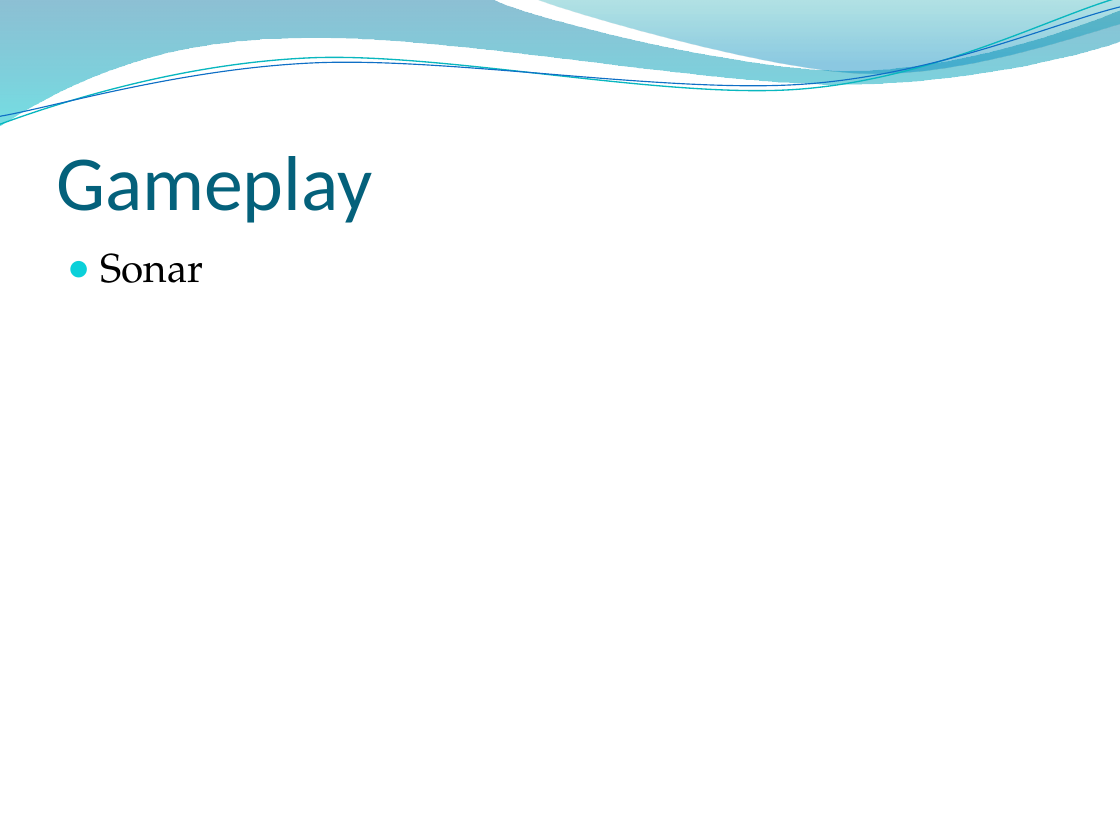
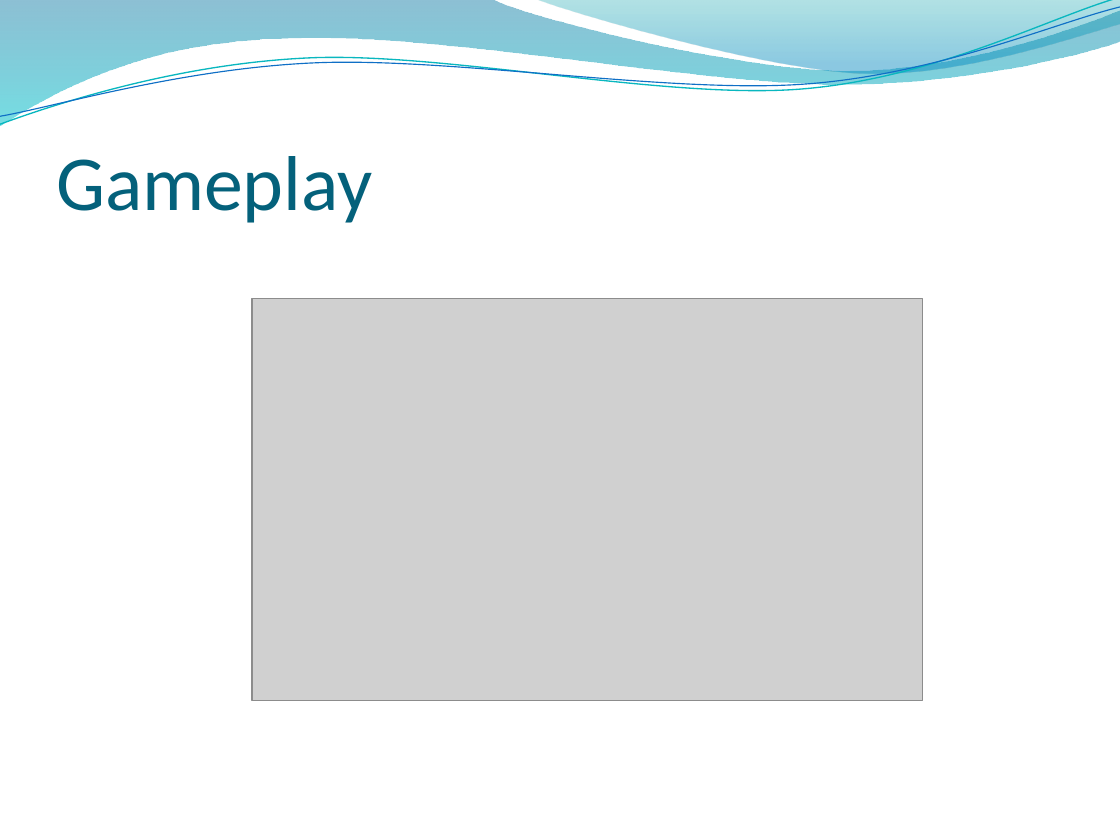
Before and after one commit to ProjPossibility/sub-commander, a slide deck: slide 6 of Sub Comander.pptx (slide 5 before the commit). Drawn at 1120x840 pixels with LibreOffice and Linux fonts; fonts in the diff are those of the drawing; grey boxes stand for pictures; background and template pictures are left out. Boxes give left, top, right and bottom in pixels: in the first picture for what was removed or moved away, otherwise in the second. Text is boxed around its words. In the diff, an @@ line names an element or a change of style, - is before the commit and + after.

```diff
--- a/Sub Comander.pptx
+++ b/Sub Comander.pptx
@@ text removed at (x1=101, y1=253, x2=204, y2=283) @@
-● Sonar
@@ picture added at (x1=252, y1=299, x2=922, y2=701) @@
```
Also in this commit, not shown: 3 other slides changed, 2 slides added, 2 slides removed.
